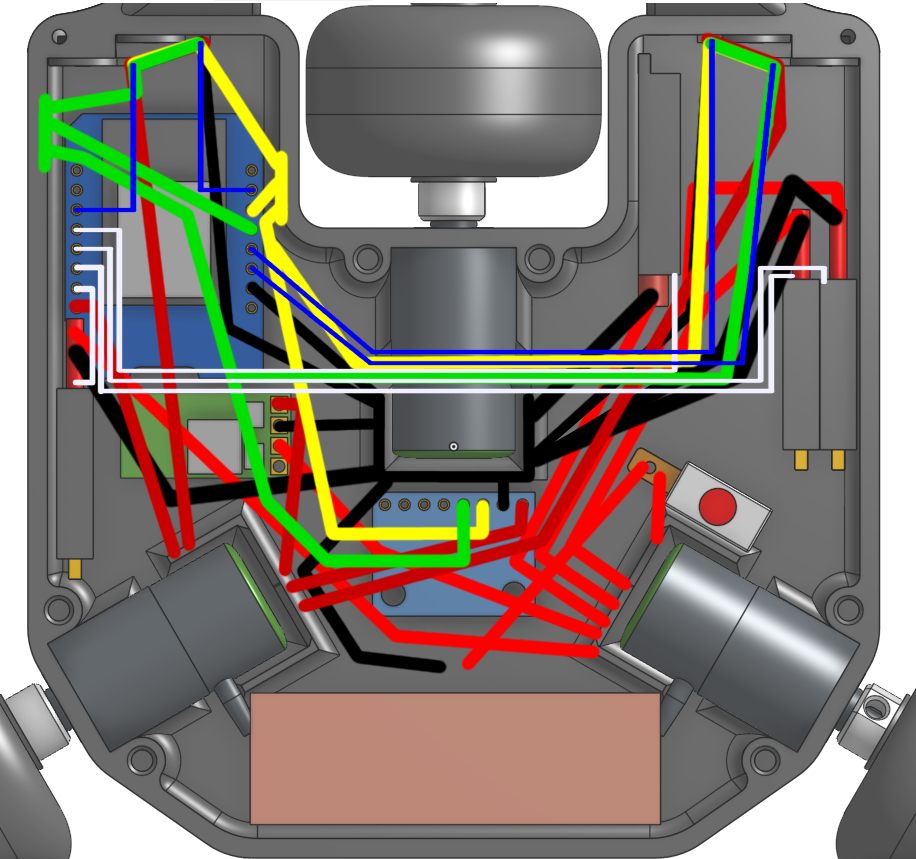
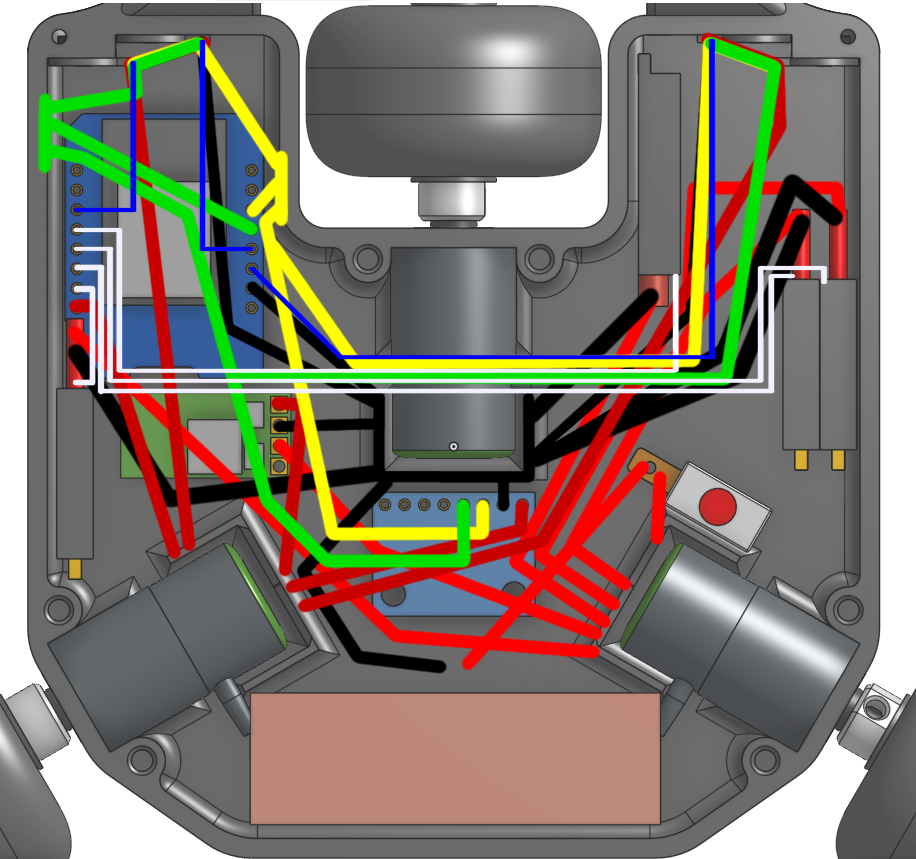
Before/after of a 916px x 859px layered artwork. What changed in the layer stack:
added layer "Shut" above "PPM" over left=129, top=39, right=716, bottom=360
painted on "PPM" over left=129, top=39, right=777, bottom=373
